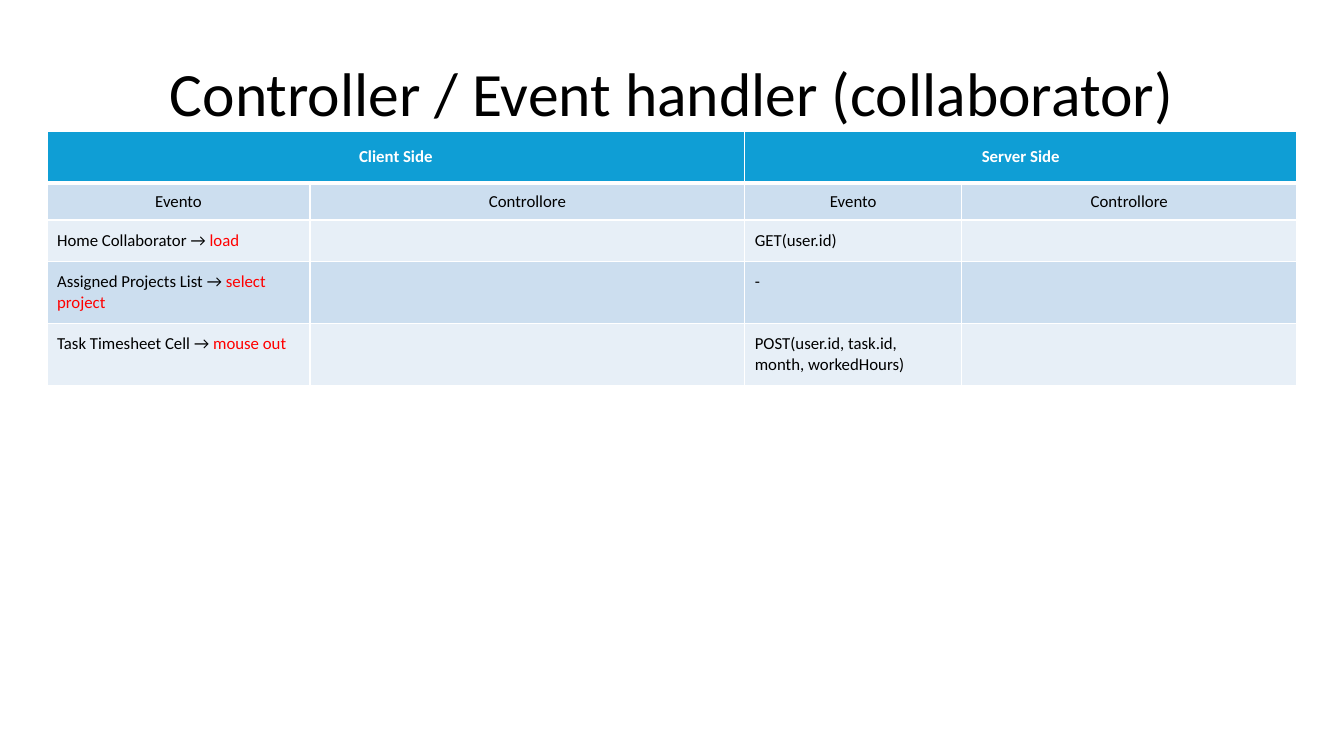
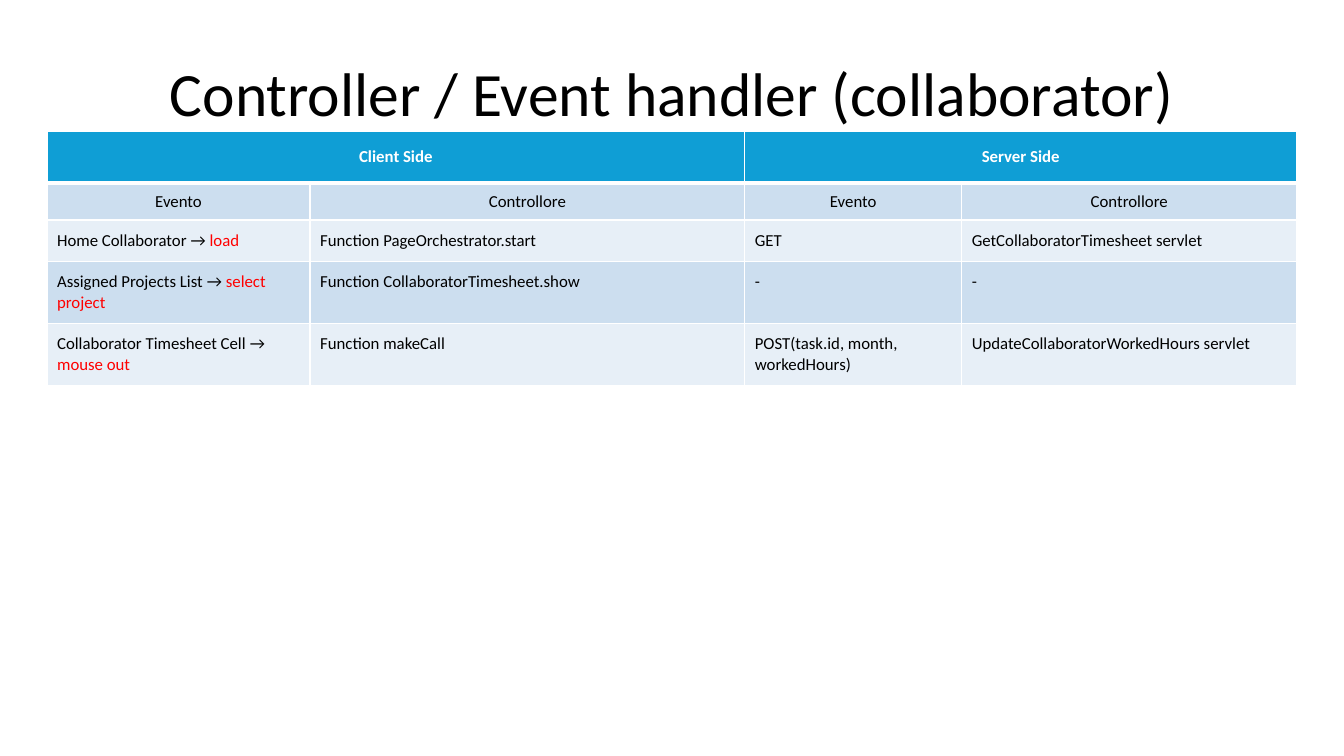
Before and after one commit to gilbertobrambilla/tiw-2026-html, a slide deck: slide 46 of docs/TIW_documentazione.pptx (slide 44 before the commit). Drawn at 1344x756 pixels with LibreOffice and Linux fonts; fonts in the diff are those of the drawing. Boxes give left, top, right and bottom in pixels: in the first picture for what was removed or moved away, otherwise in the second. Text is boxed around its words. In the diff, an @@ line names an element or a change of style, - is before the commit and + after.

```diff
--- a/docs/TIW_documentazione.pptx
+++ b/docs/TIW_documentazione.pptx
@@ table at <box>47,131,1297,383</box> @@
-row 3: Home Collaborator → load |  | GET(user.id) | 
+row 3: Home Collaborator → load | Function PageOrchestrator.start | GET | GetCollaboratorTimesheet servlet
-row 4, column 2: 
+row 4, column 2: Function CollaboratorTimesheet.show
-row 4, column 4: 
+row 4, column 4: -
-row 5: Task Timesheet Cell → mouse out |  | POST(user.id, task.id, month, workedHours) | 
+row 5: Collaborator Timesheet Cell → mouse out | Function makeCall | POST(task.id, month, workedHours) | UpdateCollaboratorWorkedHours servlet
```
Also in this commit, not shown: 18 other slides changed, 4 slides added, 2 slides removed.
